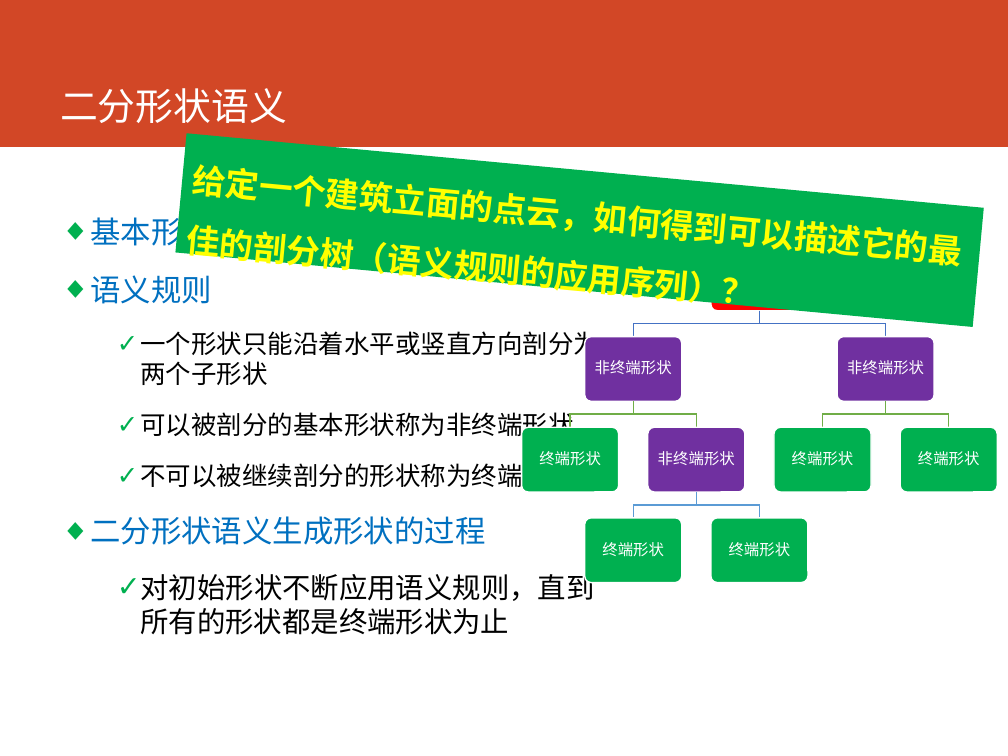
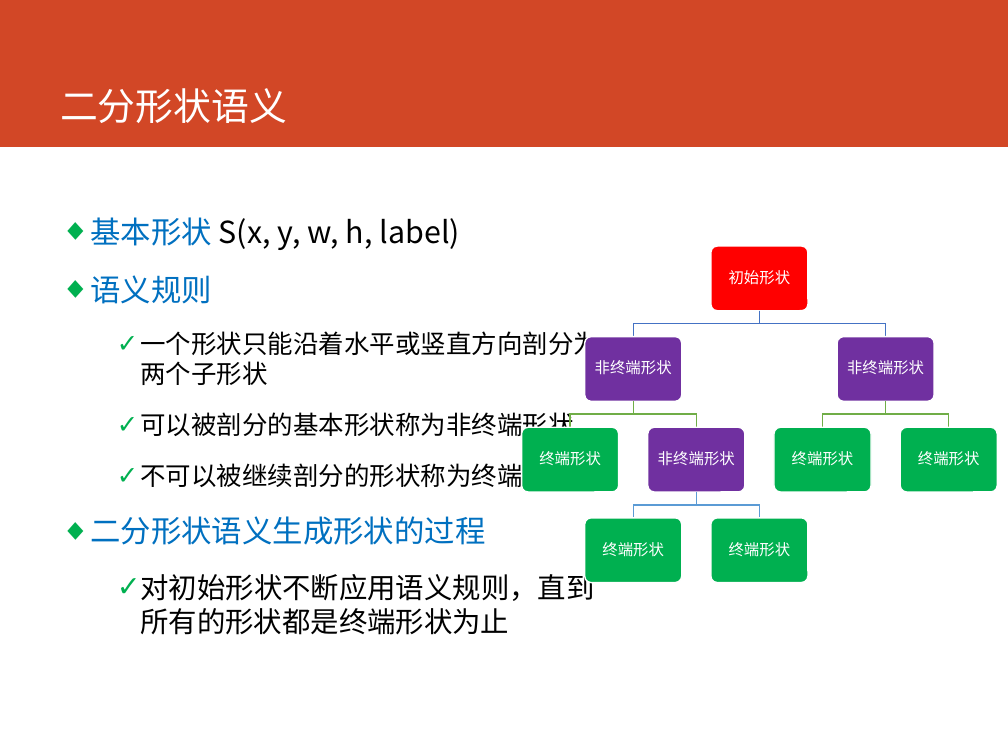
Before and after one commit to cartosquare/graduation-thesis-defenses, a slide deck: slide 6 of 基于形状语义和增强学习的建筑.pptx. Drawn at 1008x756 pixels with LibreOffice and Linux fonts; fonts in the diff are those of the drawing. Boxes give left, top, right and bottom in pixels: in the first picture for what was removed or moved away, otherwise in the second. Text is boxed around its words. In the diff, an @@ line names an element or a change of style, - is before the commit and + after.

```diff
--- a/基于形状语义和增强学习的建筑.pptx
+++ b/基于形状语义和增强学习的建筑.pptx
@@ rectangle removed at (176, 134, 984, 327) @@
-给定一个建筑立面的点云，如何得到可以描述它的最佳的剖分树（语义规则的应用序列）？
```
Also in this commit, not shown: 1 other slide changed.
